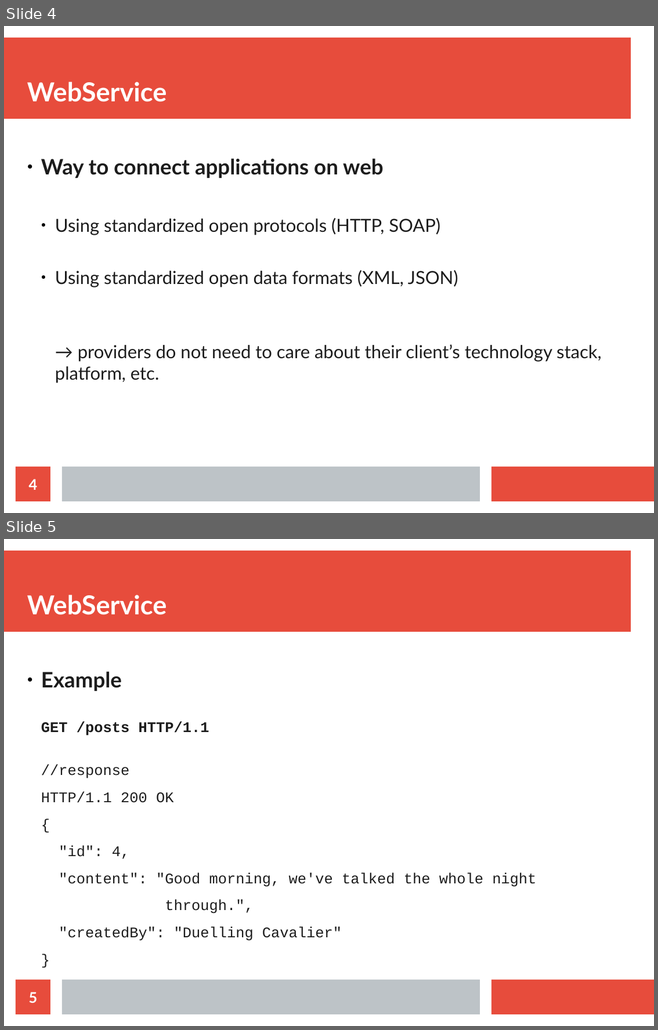
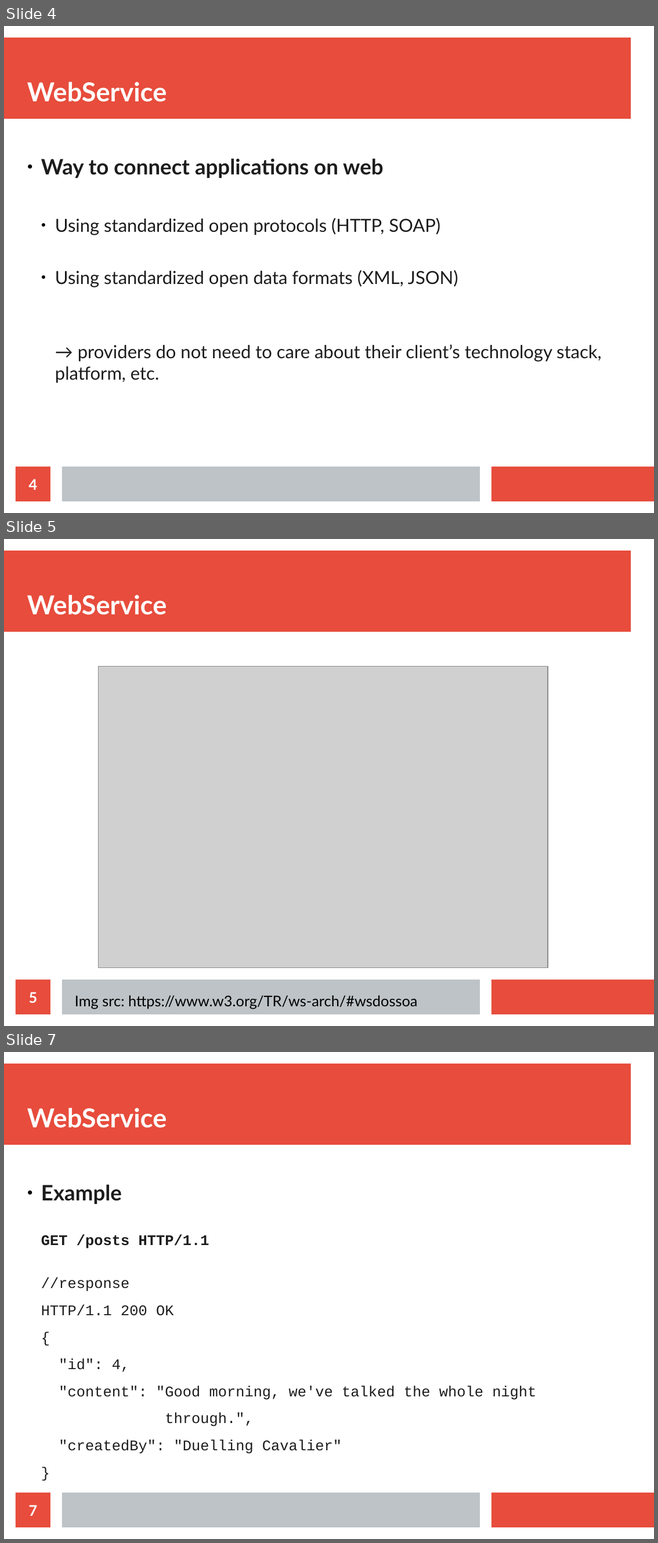
Before and after one commit to maxotta/pia-labs, a slide deck: lectures/ws_wsockets/ws_wsockets.odp. Shown one above the other, each under a label of ours: slides 4 and 5 before the commit, slides 4, 5 and 7 after it; the slides between them are not shown. The pictures are 658x1030 and 658x1543 pixels, drawn with LibreOffice and Linux fonts; fonts in the diff are those of the drawing; grey boxes stand for pictures. Boxes give left, top, right and bottom in pixels: in the first picture for what was removed or moved away, otherwise in the second. Text is boxed around its words. In the diff, an @@ line names an element or a change of style, - is before the commit and + after.

```diff
--- a/lectures/ws_wsockets/ws_wsockets.odp
+++ b/lectures/ws_wsockets/ws_wsockets.odp
@@ slide 5 added at (4,539,654,1026), background #FFFFFF; not listed: 3 template elements that a slide beside it also shows @@
@@ title added at (27,595,166,615), 32 pt, text #FFFFFF, bold @@
+WebService
@@ picture added at (99,667,547,969) @@
@@ page number added at (16,980,50,1015), fill #E74C3C, 18 pt, text #FFFFFF, bold @@
+5
@@ text added at (75,995,418,1009), 18 pt, text #000000 @@
+Img src: https://www.w3.org/TR/ws-arch/#wsdossoa
@@ what was slide 5 is now slide 7 @@
@@ page number at (29,1505,38,1516): text changed @@
-5
+7
```
Also in this commit, not shown: 2 other slides added, 3 other files.
